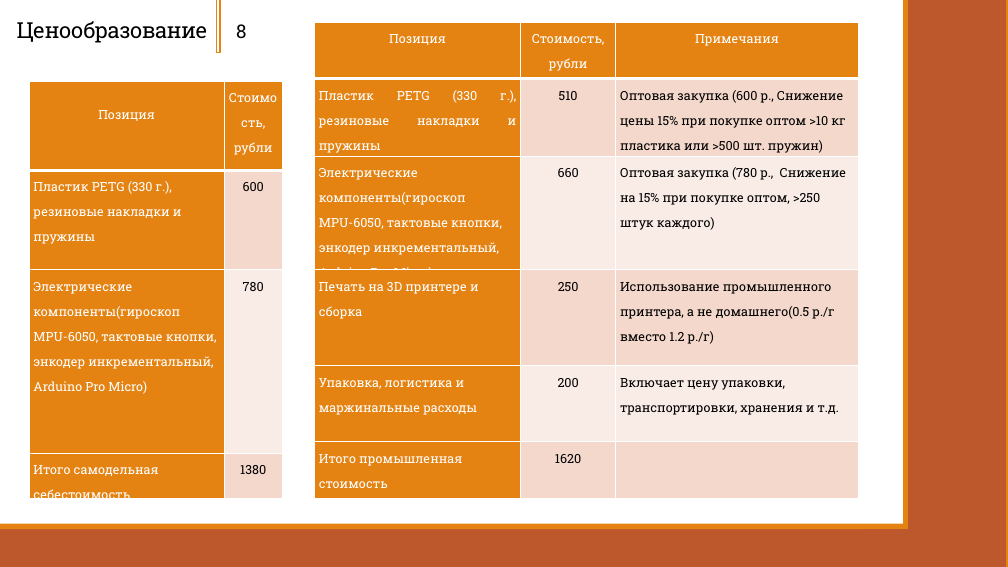
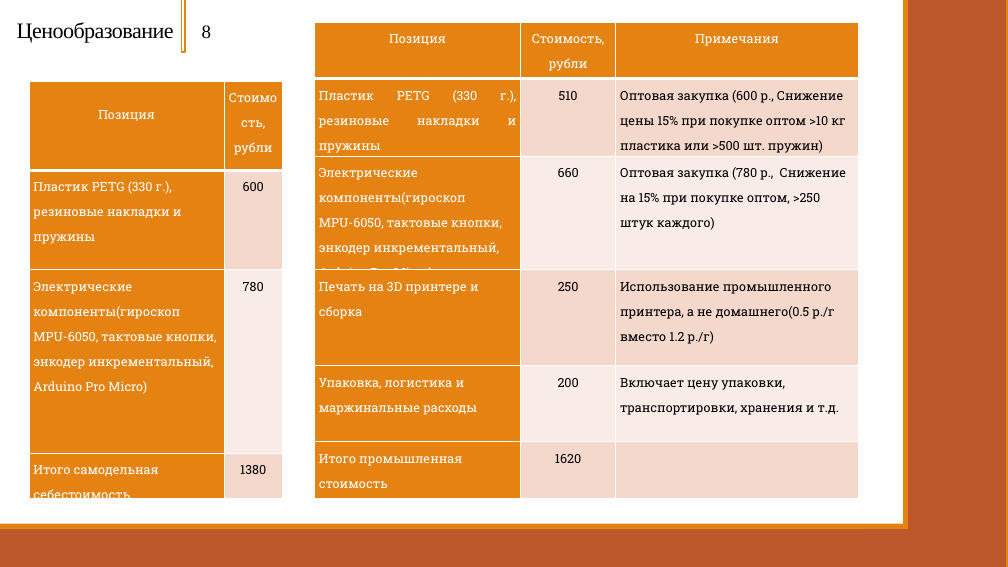
Before and after one commit to Zerocummer/Mmm-Yummers, a slide deck: slide 8 of Мышка для людей с ОВЗ/Документы/Презентация о манипуляторе.pptx. Drawn at 1008x567 pixels with LibreOffice and Linux fonts; fonts in the diff are those of the drawing. Boxes give left, top, right and bottom in pixels: in the first picture for what was removed or moved away, otherwise in the second. Text is boxed around its words. In the diff, an @@ line names an element or a change of style, - is before the commit and + after.

```diff
--- a/Мышка для людей с ОВЗ/Документы/Презентация о манипуляторе.pptx
+++ b/Мышка для людей с ОВЗ/Документы/Презентация о манипуляторе.pptx
@@ title "Ценообразование" at (17, 22, 174, 43): font Roboto Slab to Times New Roman @@
@@ rectangle: place and size @@
-rectangle at (216, 0, 220, 53)
+rectangle at (181, 0, 185, 52)
@@ text "8" at (202, 25, 211, 39): font Roboto Slab to Times New Roman @@
@@ text "8": place and size @@
-text "8" at (236, 24, 246, 38)
+text "8" at (202, 25, 211, 39)
```
Also in this commit, not shown: 3 other slides changed.
